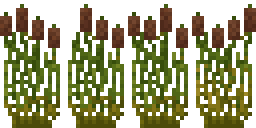
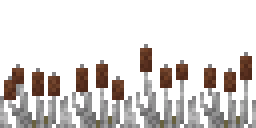
Comparing the layer stacks of the two 256 x 128 images. Changes:
removed layer "cattails_top.png copy" over [0, 4, 256, 128]
added layer "Pasted Layer #4" above "Pasted Layer #3" over [4, 48, 252, 128]
added layer "Pasted Layer #3" above "Pasted Layer" over [0, 44, 256, 128]
